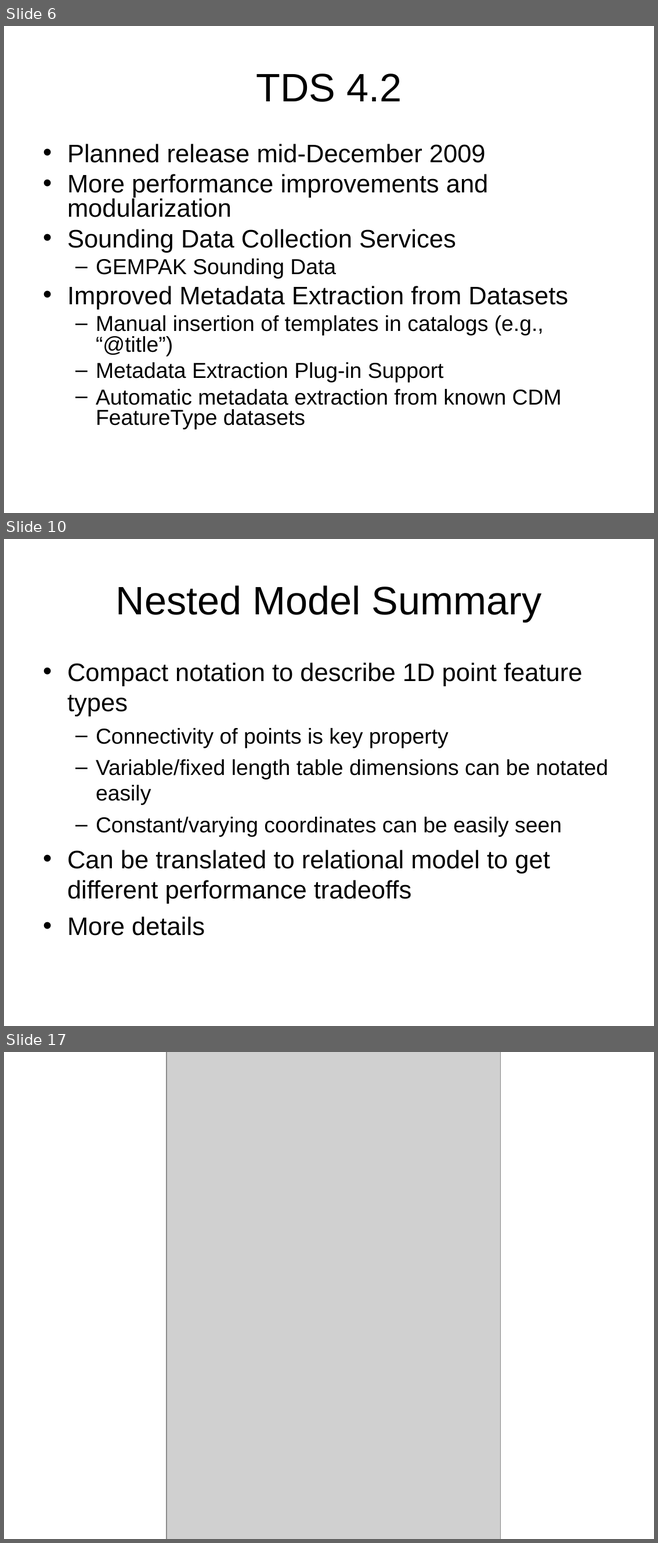
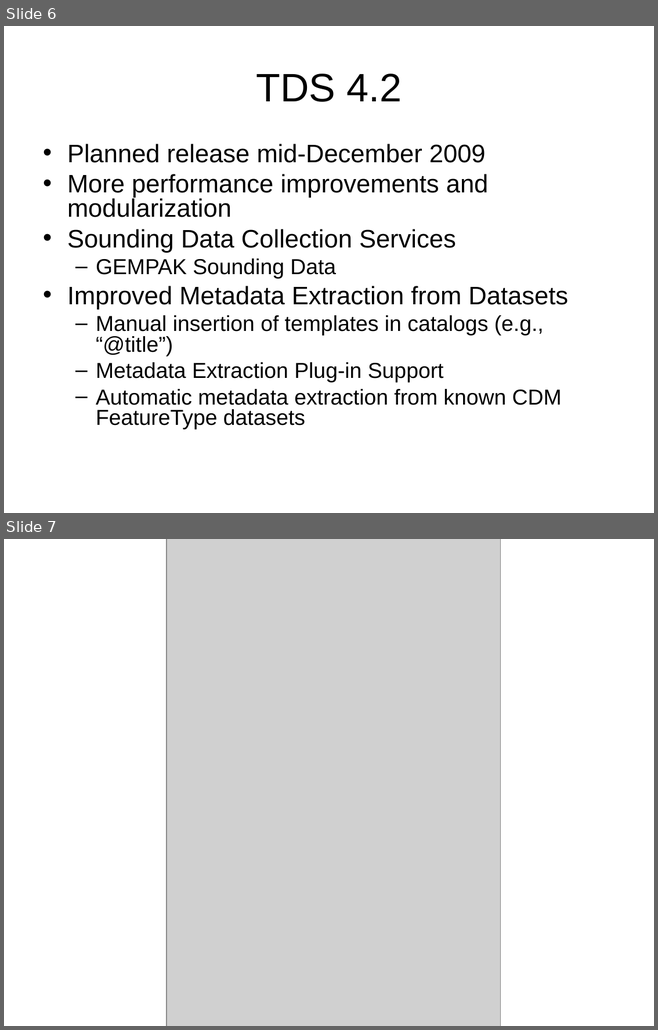
Before and after one commit to ooici-eoi/THREDDS, a slide deck: docs/web/thredds/tech/tutorial/TDS4.ppt. Shown one above the other, each under a label of ours: slides 6, 10 and 17 before the commit, slides 6 and 7 after it; the slides between them are not shown. The pictures are 658x1543 and 658x1030 pixels, drawn with LibreOffice and Linux fonts; fonts in the diff are those of the drawing; grey boxes stand for pictures; background and template pictures are left out. Boxes give left, top, right and bottom in pixels: in the first picture for what was removed or moved away, otherwise in the second. Text is boxed around its words. In the diff, an @@ line names an element or a change of style, - is before the commit and + after.

```diff
--- a/docs/web/thredds/tech/tutorial/TDS4.ppt
+++ b/docs/web/thredds/tech/tutorial/TDS4.ppt
@@ slide 10 removed at (4,539,654,1026), background picture (left out) @@
@@ title removed at (116,585,542,622) @@
-Nested Model Summary
@@ text removed at (67,663,608,936) @@
-• Compact notation to describe 1D point feature types
-  – Connectivity of points is key property
-  – Variable/fixed length table dimensions can be notated easily
-  – Constant/varying coordinates can be easily seen
-• Can be translated to relational model to get different performance tradeoffs
-• More details
@@ what was slide 17 is now slide 7 @@
```
Also in this commit, not shown: 9 other slides removed, 2 other files.
